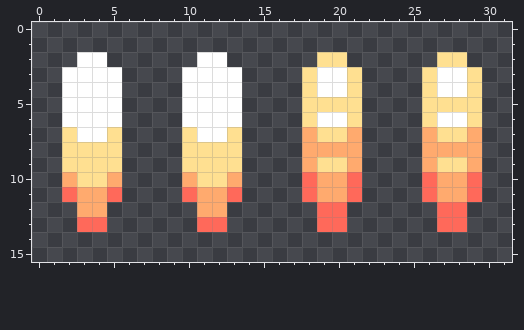
Two versions of one pixel-art sprite, y4k4r1 castle/sprites/bullet.png. The picture above is the old version.
The file is 32x16 pixels.
The result:
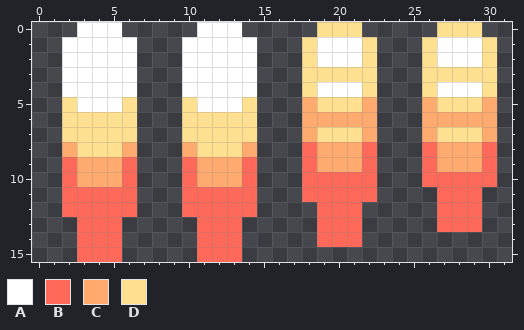
Palette (. is transparent): A #ffffff  B #ff695a  C #ffaa6e  D #ffe091
Diff:
The edit adds colour A in row 0 at x 3 to 5 and 11 to 13; in row 1 at x 2 to 6, 10 to 14, 19 to 21 and 27 to 29; in row 2 at x 2, 5 to 6, 10, 13 to 14, 21 and 29; in rows 3 to 4 at x 6 and 14.
Colour D gives way to colour A in row 2 at x 19 to 20 and 27 to 28; in row 4 at x 21 and 29.
The edit adds colour B in row 8 at x 22 and 30; in rows 9 to 10 at x 6, 14, 22 and 30; in row 11 at x 6, 14 and 22; in row 12 at x 2, 5 to 6, 10, 13 to 14, 21 and 29; in row 13 at x 5, 13, 21 and 29; in row 14 at x 3 to 5, 11 to 13 and 19 to 21.
The edit adds colour B in row 15 at x 3 to 5 and 11 to 13.
Colour C gives way to colour B in rows 8 to 9 at x 18 and 26; in row 10 at x 2, 10, 19 to 20 and 27 to 28; in row 11 at x 3 to 4, 11 to 12, 19 to 20 and 27 to 28; in row 12 at x 3 to 4 and 11 to 12.
Colour D gives way to colour B in row 9 at x 2 and 10.
The edit adds colour C in rows 5 to 7 at x 22 and 30; in row 8 at x 6 and 14.
Colour A gives way to colour C in row 6 at x 19 to 20 and 27 to 28.
Colour D gives way to colour C in row 5 at x 18 and 26; in row 6 at x 18, 21, 26 and 29; in row 8 at x 2 and 10; in row 9 at x 3 to 5, 11 to 13, 19 to 20 and 27 to 28; in row 10 at x 3 to 4 and 11 to 12.
The edit adds colour D in row 0 at x 19 to 21 and 27 to 29; in rows 1 to 2 at x 18, 22, 26 and 30; in rows 3 to 4 at x 22 and 30; in rows 5 to 7 at x 6 and 14.
Colour A gives way to colour D in row 3 at x 19 to 20 and 27 to 28; in row 5 at x 2 and 10; in row 6 at x 2 to 5 and 10 to 13; in row 7 at x 3 to 4 and 11 to 12.
Colour C gives way to colour D in row 7 at x 21 and 29.
The edit erases colour B in row 11 at x 26.
